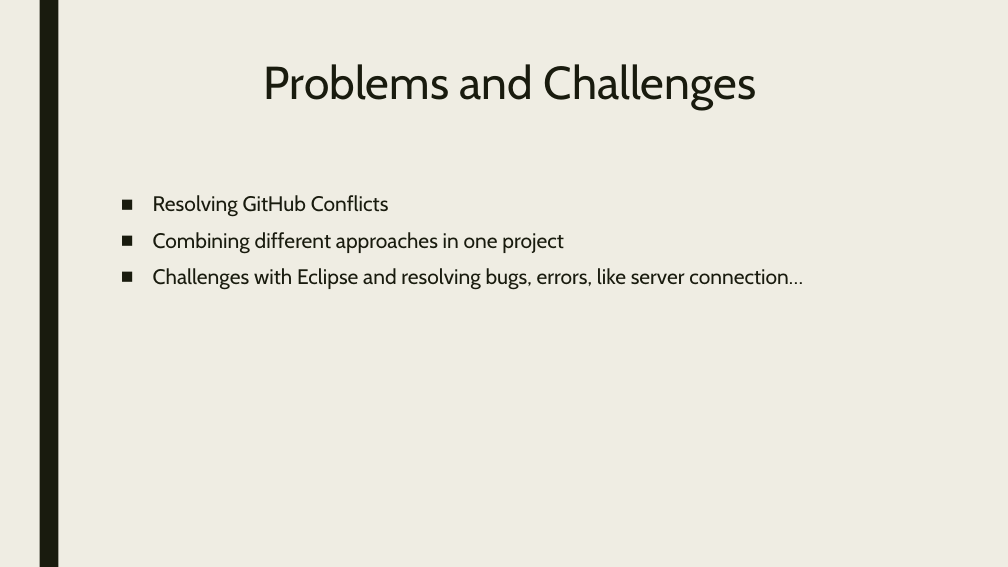
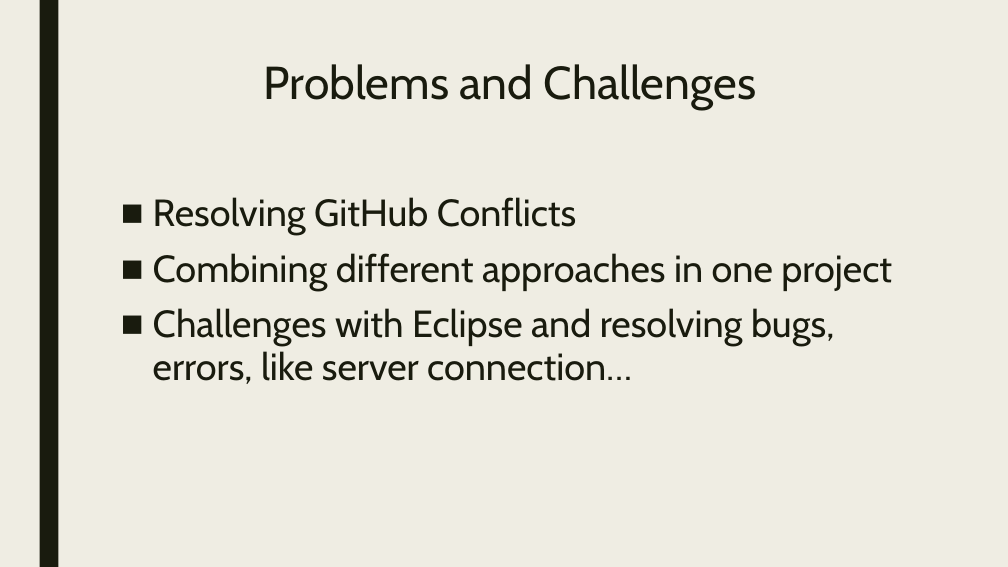
Before and after one commit to Valini/OfficeGit, a slide deck: slide 3 of The OfficePPT.pptx. Drawn at 1008x567 pixels with LibreOffice and Linux fonts; fonts in the diff are those of the drawing. Boxes give left, top, right and bottom in pixels: in the first picture for what was removed or moved away, otherwise in the second. Text is boxed around its words. In the diff, an @@ line names an element or a change of style, - is before the commit and + after.

```diff
--- a/The OfficePPT.pptx
+++ b/The OfficePPT.pptx
@@ text "Resolving GitHub Conflicts" at <box>153,197,892,384</box>: size 20 to 36 pt @@
```
Also in this commit, not shown: 1 other slide changed, 1 slide added, 1 slide removed.
